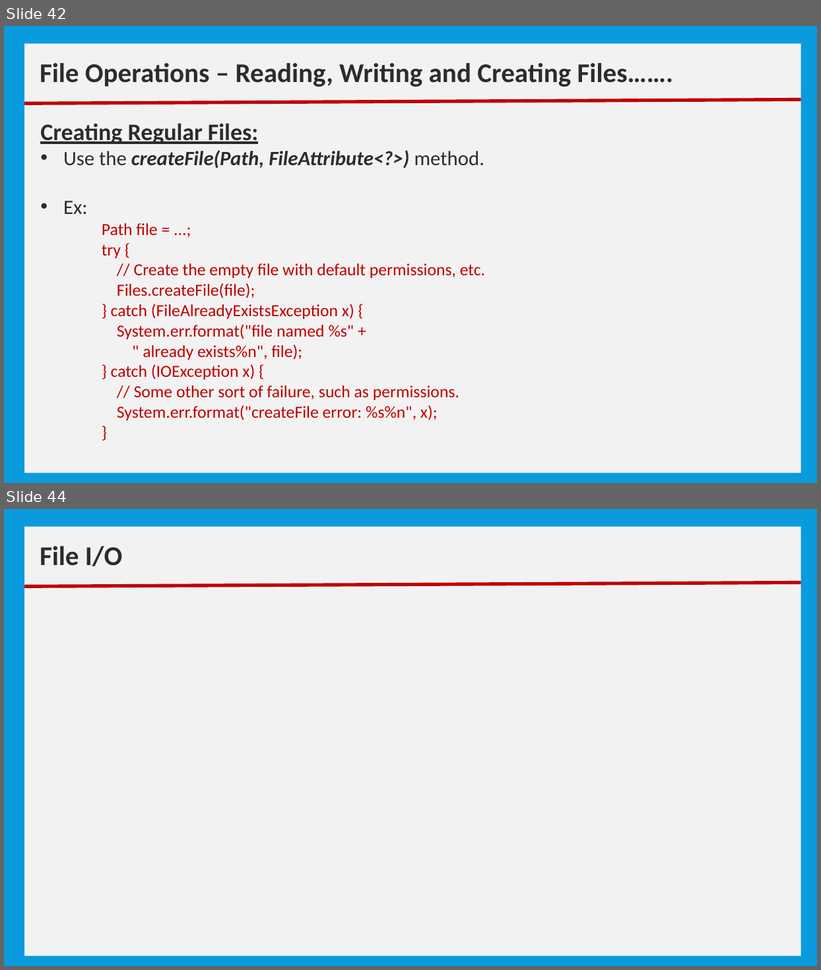
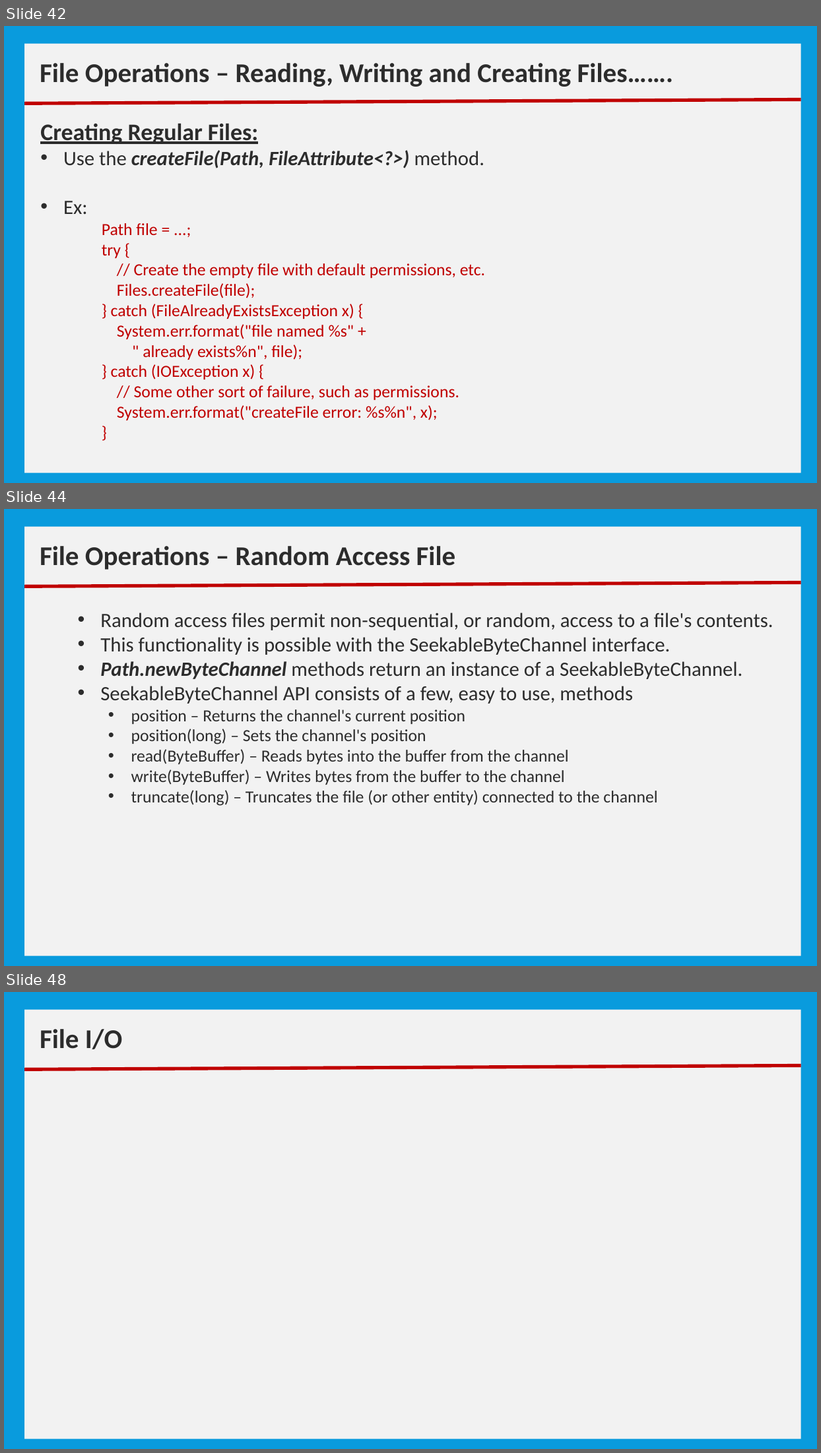
Before and after one commit to nmsgit1234/TechnicalDocs, a slide deck: training/core_java/10_Basic IO.pptx. Shown one above the other, each under a label of ours: slides 42 and 44 before the commit, slides 42, 44 and 48 after it; the slides between them are not shown. The pictures are 821x970 and 821x1453 pixels, drawn with LibreOffice and Linux fonts; fonts in the diff are those of the drawing. Boxes give left, top, right and bottom in pixels: in the first picture for what was removed or moved away, otherwise in the second. Text is boxed around its words. In the diff, an @@ line names an element or a change of style, - is before the commit and + after.

```diff
--- a/training/core_java/10_Basic IO.pptx
+++ b/training/core_java/10_Basic IO.pptx
@@ slide 44 added at [4, 509, 817, 966], background #099BDD @@
@@ rectangle added at [24, 527, 801, 956], fill #F2F2F2 @@
@@ text added at [40, 546, 456, 570], 32 pt, text #2C2C2C, bold @@
+File Operations – Random Access File
@@ line added from (24, 586) to (801, 583), #C00000 4 pt @@
@@ text added at [100, 613, 773, 806], 20 pt, text #2C2C2C @@
+  • Random access files permit non-sequential, or random, access to a file's contents.
+  • This functionality is possible with the SeekableByteChannel interface.
+  • Path.newByteChannel methods return an instance of a SeekableByteChannel.
+  • SeekableByteChannel API consists of a few, easy to use, methods
+    • position – Returns the channel's current position
+    • position(long) – Sets the channel's position
+    • read(ByteBuffer) – Reads bytes into the buffer from the channel
+    • write(ByteBuffer) – Writes bytes from the buffer to the channel
+    • truncate(long) – Truncates the file (or other entity) connected to the channel
@@ what was slide 44 is now slide 48 @@
```
Also in this commit, not shown: 1 slide changed, 3 other slides added, 7 other files.
